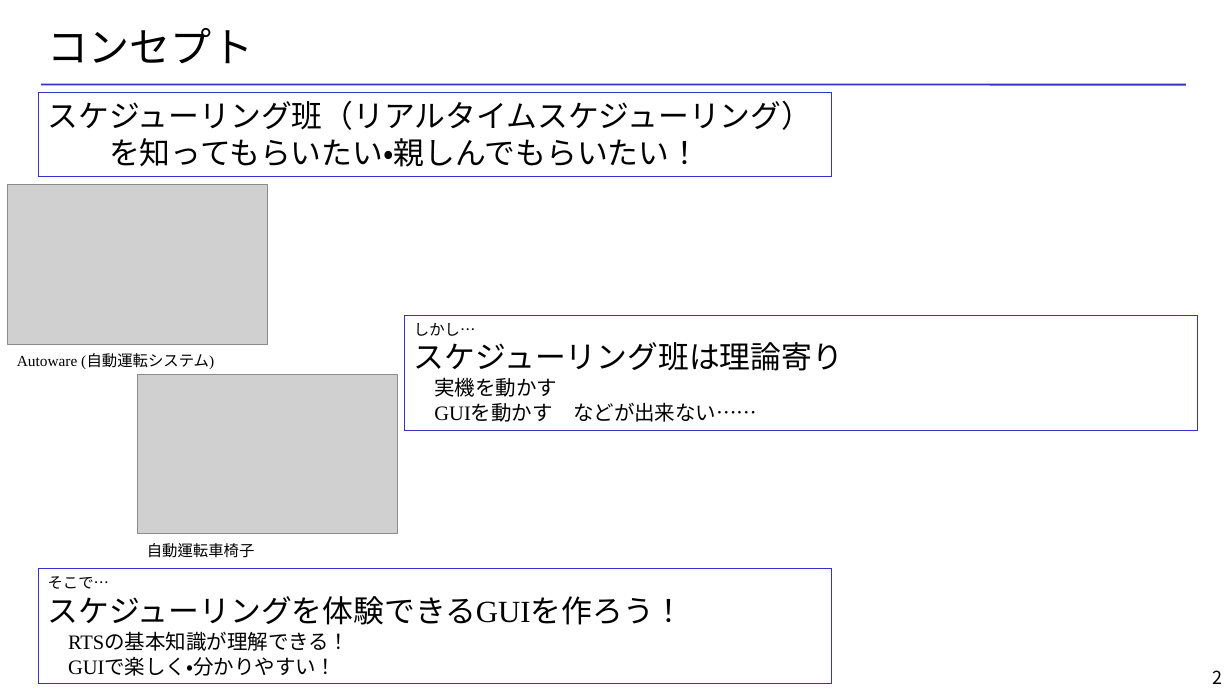
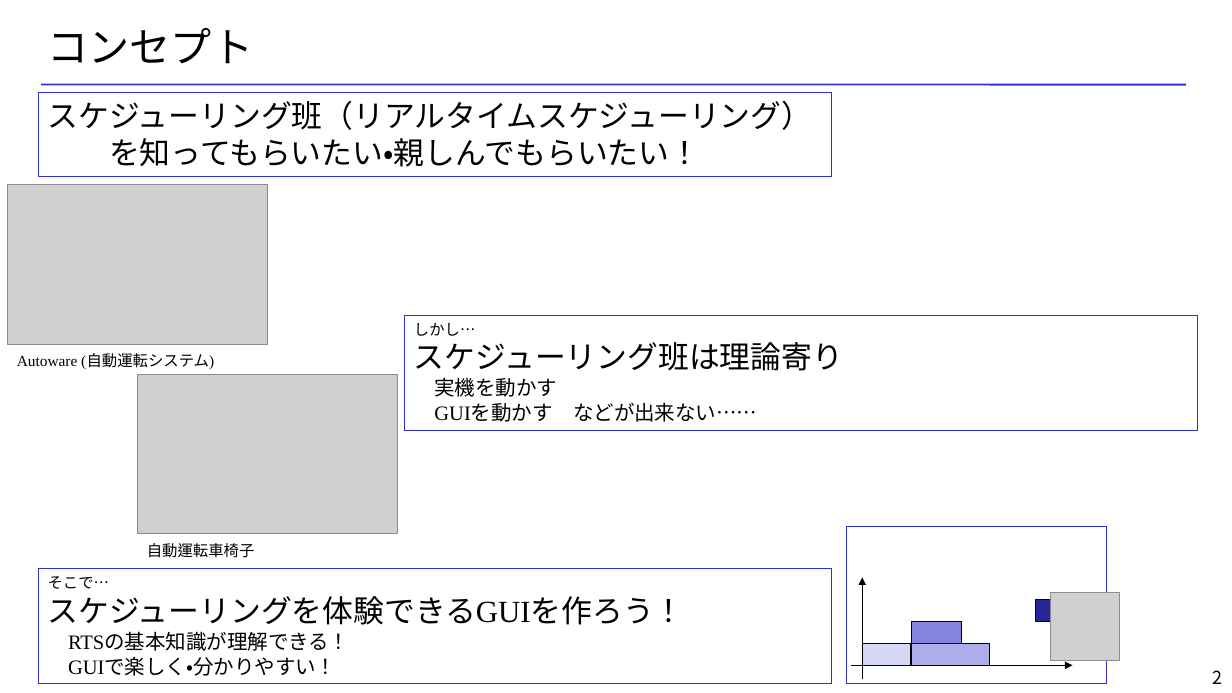
Before and after one commit to rokamu623/HotToDAGScheduling, a slide deck: slide 2 of 企画書/HowToDAGScheduling.pptx. Drawn at 1232x693 pixels with LibreOffice and Linux fonts; fonts in the diff are those of the drawing; grey boxes stand for pictures; background and template pictures are left out. Boxes give left, top, right and bottom in pixels: in the first picture for what was removed or moved away, otherwise in the second. Text is boxed around its words. In the diff, an @@ line names an element or a change of style, - is before the commit and + after.

```diff
--- a/企画書/HowToDAGScheduling.pptx
+++ b/企画書/HowToDAGScheduling.pptx
@@ group added at (848,527,1119,684): 5 rectangles, 2 arrows, 1 picture @@
```
Also in this commit, not shown: 3 other slides changed.
